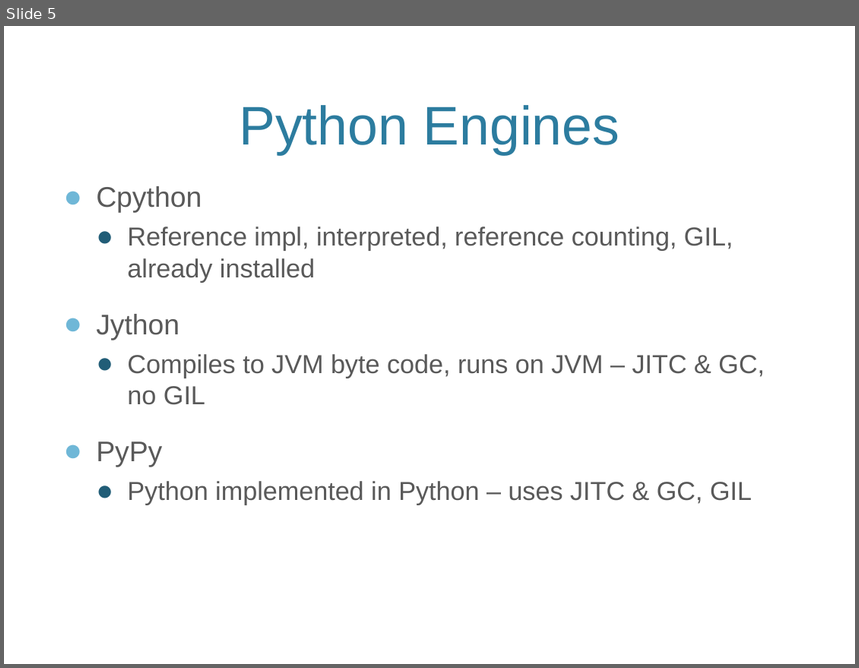
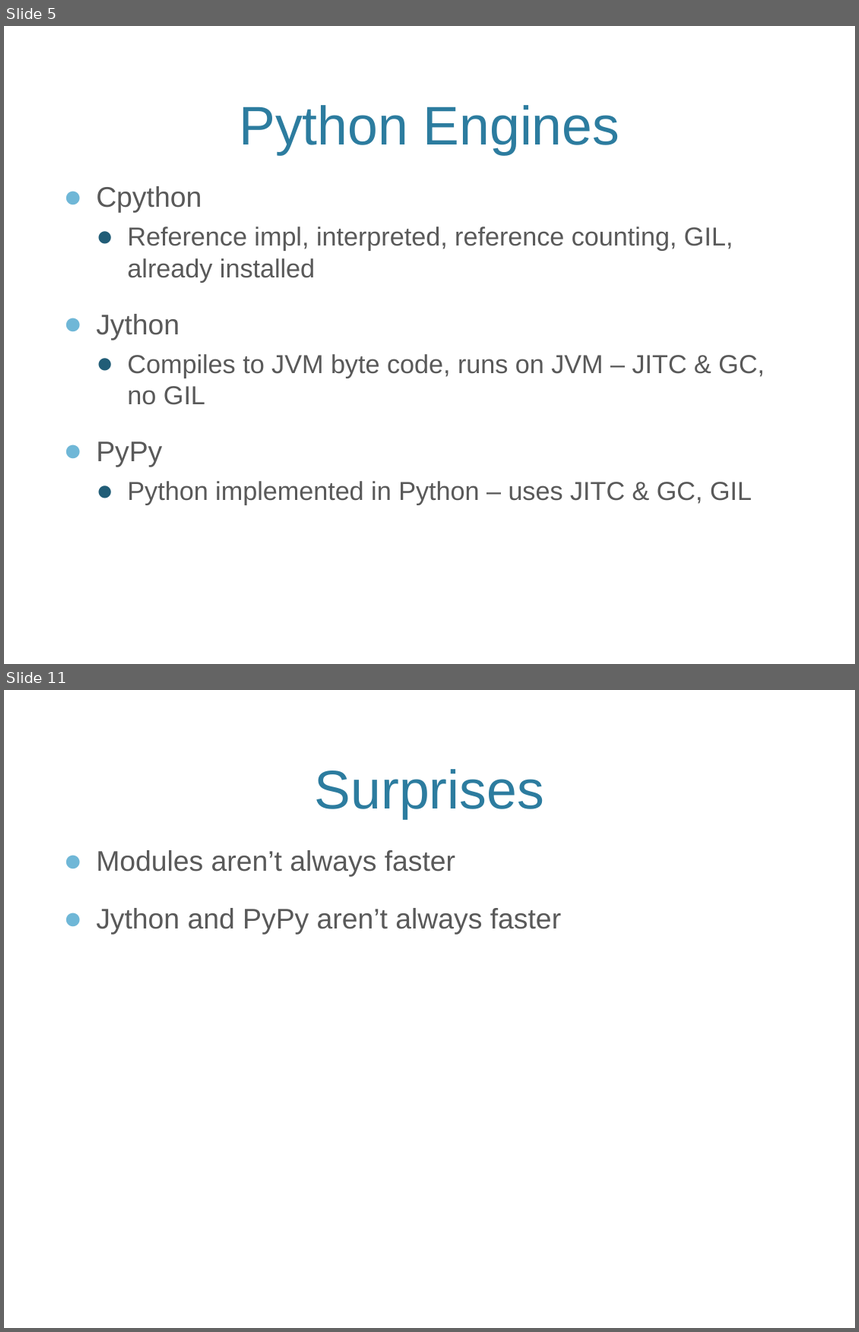
Before and after one commit to maccergit/python-talk, a slide deck: Python Performance Talk.pptx. Shown one above the other, each under a label of ours: slide 5 before the commit, slides 5 and 11 after it; the slides between them are not shown. The pictures are 859x668 and 859x1332 pixels, drawn with LibreOffice and Linux fonts; fonts in the diff are those of the drawing; background and template pictures are left out. Boxes give left, top, right and bottom in pixels: in the first picture for what was removed or moved away, otherwise in the second. Text is boxed around its words. In the diff, an @@ line names an element or a change of style, - is before the commit and + after.

```diff
--- a/Python Performance Talk.pptx
+++ b/Python Performance Talk.pptx
@@ slide 11 added at [4, 690, 855, 1328], background picture (left out) @@
@@ title added at [315, 769, 544, 819], 46 pt, text #2C7C9F @@
+Surprises
@@ text added at [96, 850, 561, 935], 24 pt, text #595959 @@
+● Modules aren’t always faster
+● Jython and PyPy aren’t always faster
```
Also in this commit, not shown: 2 slides changed, 6 other slides added.
